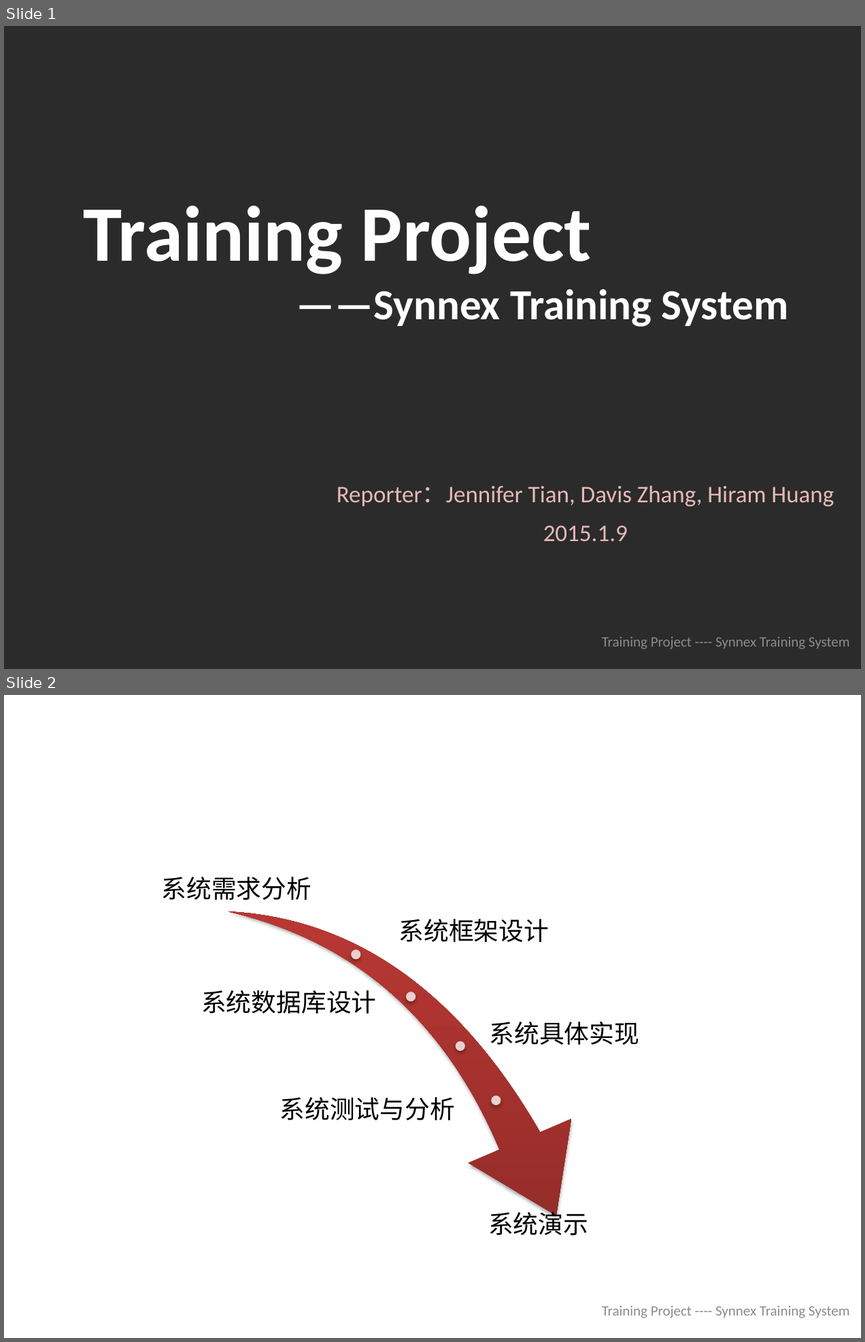
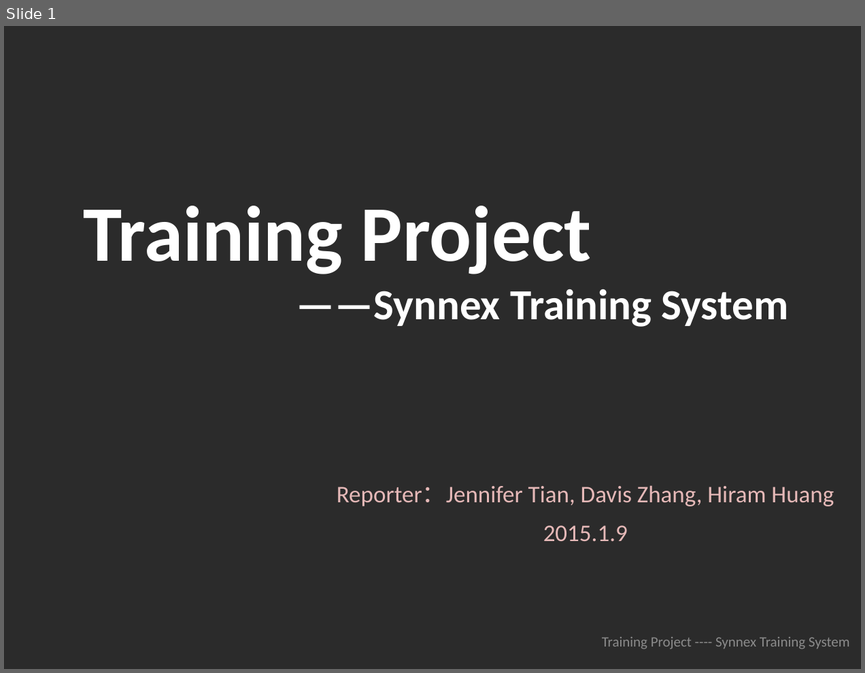
Before and after one commit to zhangruhong/trainingsystem, a slide deck: info/总结.pptx. Shown one above the other, each under a label of ours: slides 1 and 2 before the commit, slide 1 after it. The pictures are 865x1342 and 865x673 pixels, drawn with LibreOffice and Linux fonts; fonts in the diff are those of the drawing; background and template pictures are left out; a plain dark background stands for a picture behind light text. Boxes give left, top, right and bottom in pixels: in the first picture for what was removed or moved away, otherwise in the second. Text is boxed around its words. In the diff, an @@ line names an element or a change of style, - is before the commit and + after.

```diff
--- a/info/总结.pptx
+++ b/info/总结.pptx
@@ slide 2 removed at [4, 695, 861, 1338], background #FFFFFF @@
@@ title removed at [97, 713, 818, 794] @@
-Content
@@ group removed at [162, 834, 640, 1280]: 6 texts, 4 ellipses, 1 swoosh arrow @@
-系统需求分析
-系统框架设计
-系统数据库设计
-系统具体实现
-系统测试与分析
-系统演示
@@ text removed at [602, 1305, 850, 1318] @@
-Training Project ---- Synnex Training System
```
Also in this commit, not shown: 7 slides changed, 9 slides added, 7 other slides removed.
